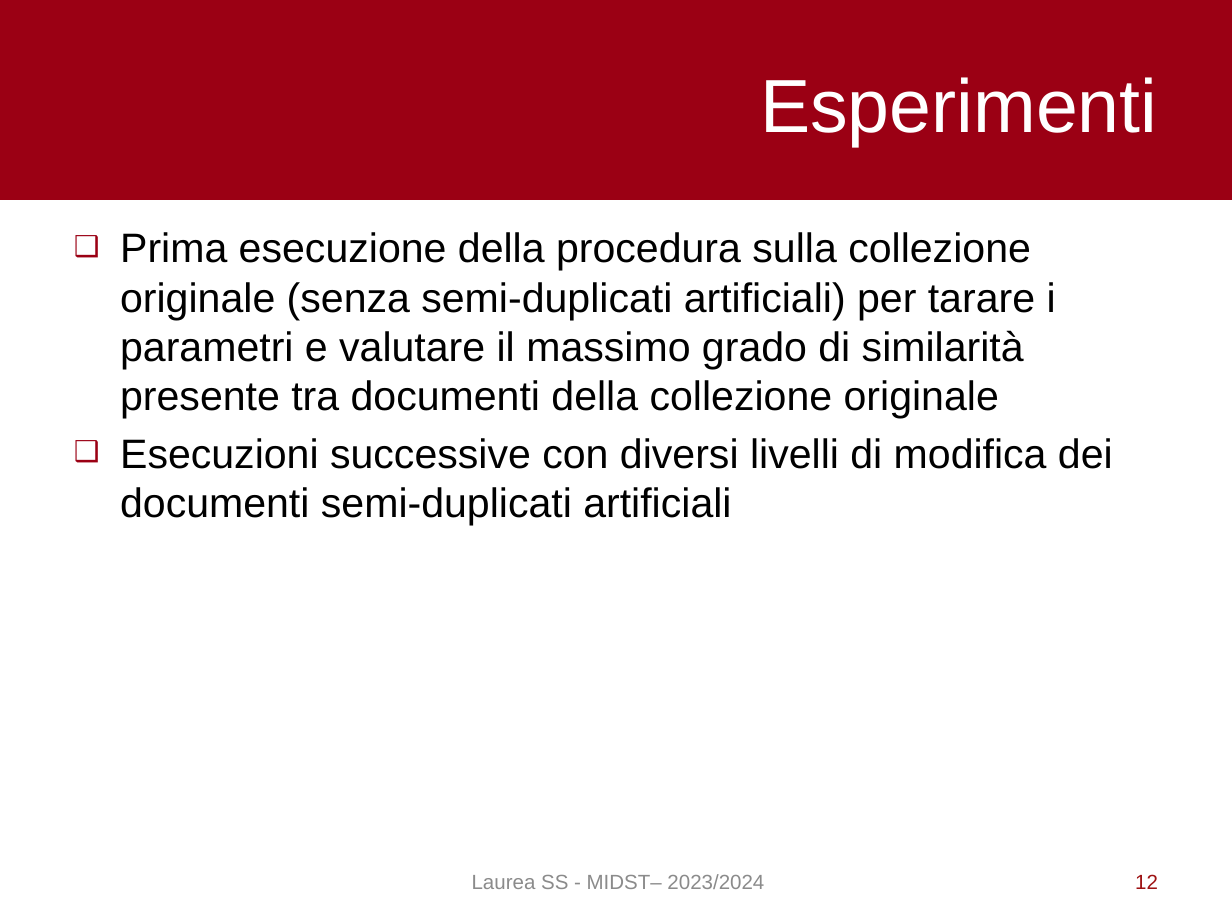
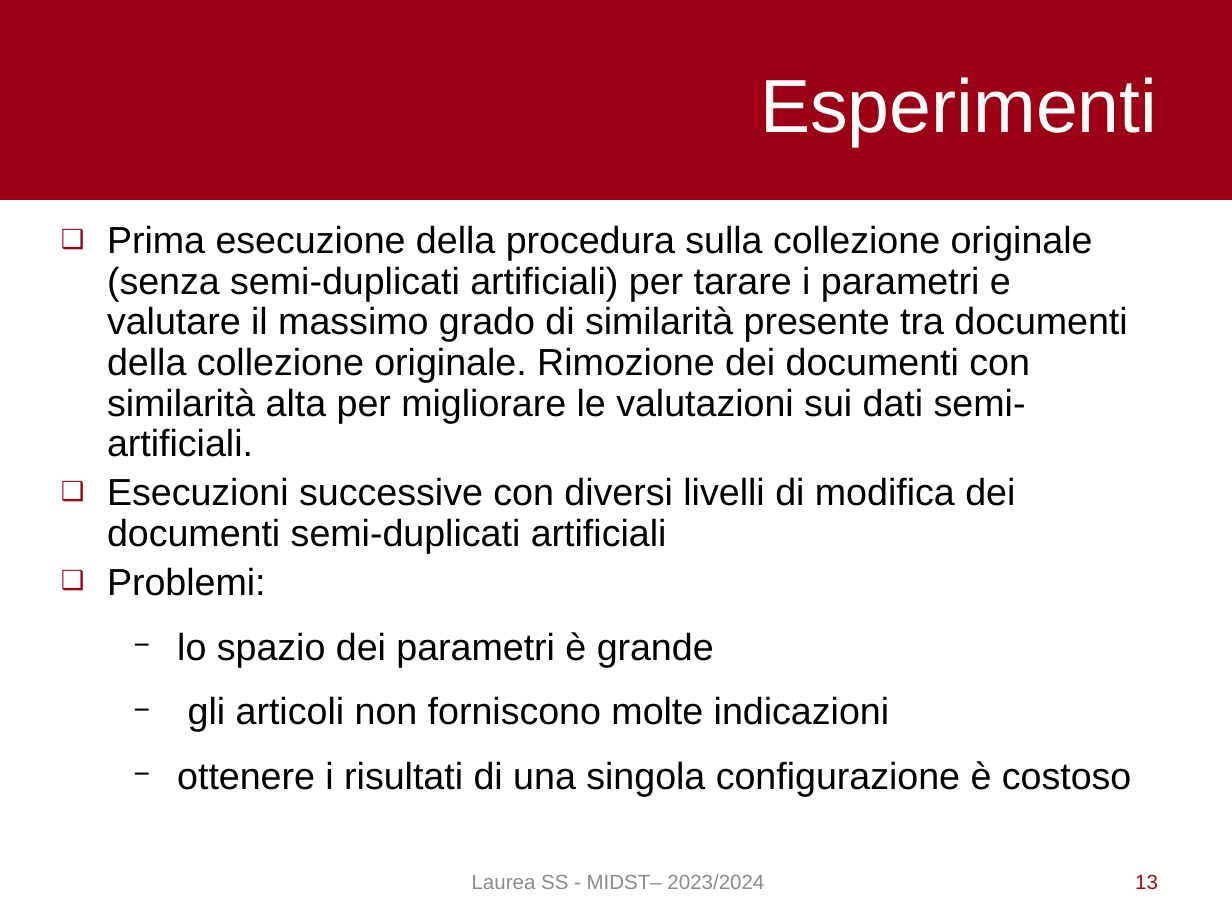
Before and after one commit to pietro-stangherlin/near_duplicate_doc_lsh, a slide deck: slide 13 of slides/ita/slides_ita.odp (slide 12 before the commit). Drawn at 1232x924 pixels with LibreOffice and Linux fonts; fonts in the diff are those of the drawing. Boxes give left, top, right and bottom in pixels: in the first picture for what was removed or moved away, otherwise in the second. Text is boxed around its words. In the diff, an @@ line names an element or a change of style, - is before the commit and + after.

```diff
--- a/slides/ita/slides_ita.odp
+++ b/slides/ita/slides_ita.odp
@@ text "Prima esecuzione della procedura sulla ..." moved from (x1=120, y1=232, x2=1113, y2=525) to (x1=107, y1=225, x2=1132, y2=796) @@
@@ text at (x1=107, y1=225, x2=1127, y2=457): text changed; size 24 to 22 pt @@
-❑ Prima esecuzione della procedura sulla collezione originale (senza semi-duplicati artificiali) per tarare i parametri e valutare il massimo grado di similarità presente tra documenti della collezione originale
+❑ Prima esecuzione della procedura sulla collezione originale (senza semi-duplicati artificiali) per tarare i parametri e valutare il massimo grado di similarità presente tra documenti della collezione originale. Rimozione dei documenti con similarità alta per migliorare le valutazioni sui dati semi-artificiali.
@@ text at (x1=107, y1=477, x2=1015, y2=553): size 24 to 22 pt in "Esecuzioni successive con diversi livelli di modifica ..."; line spacing 1 to 0.9 @@
@@ text at (x1=107, y1=567, x2=1132, y2=796): paragraphs added @@
+❑ Problemi:
+  − lo spazio dei parametri è grande
+  − gli articoli non forniscono molte indicazioni
+  − ottenere i risultati di una singola configurazione è costoso
@@ page number at (x1=1135, y1=874, x2=1158, y2=890): text changed @@
-12
+13
```
Also in this commit, not shown: 5 other slides changed, 3 slides added, 1 other file.
